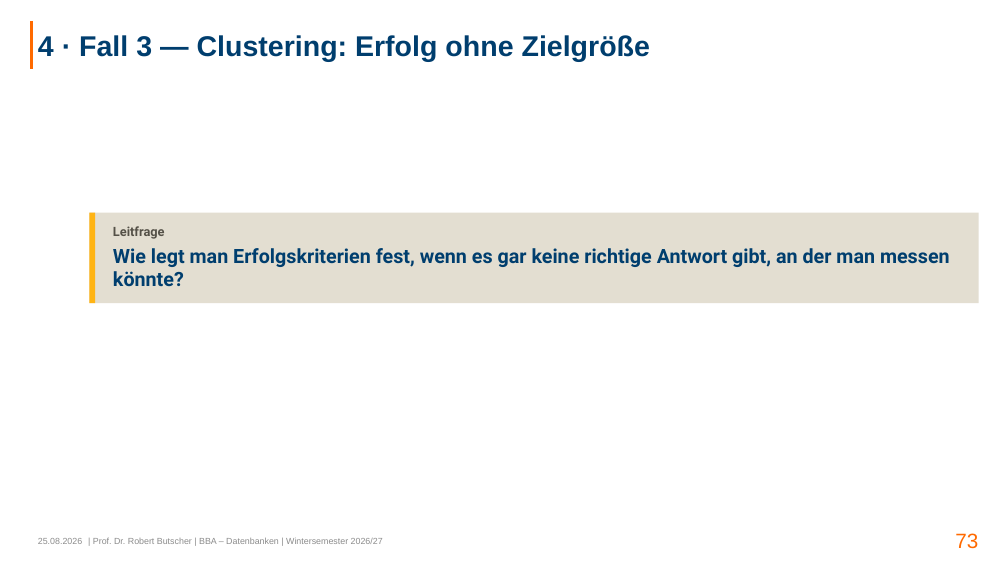
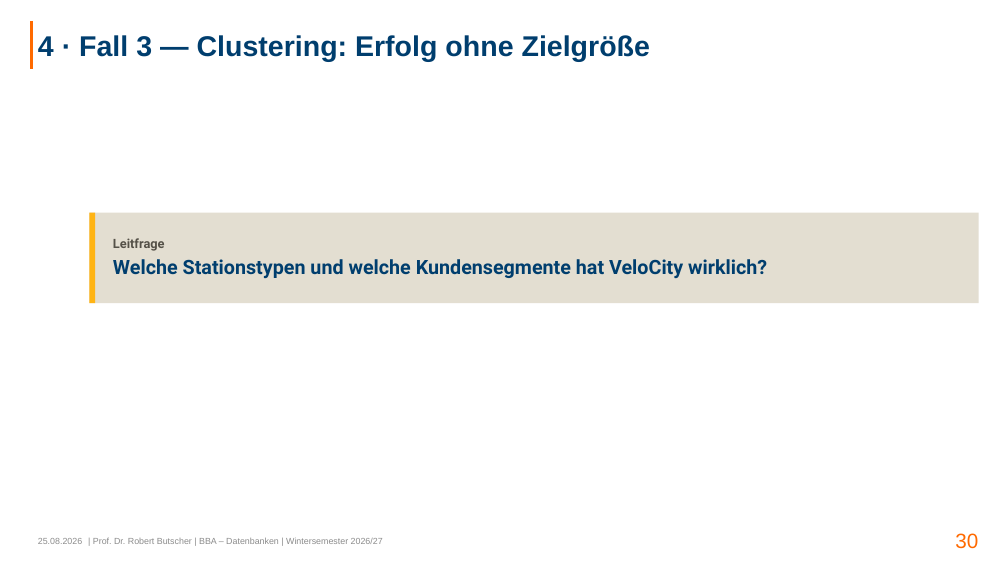
Before and after one commit to swrobuts/velocity-fallstudie, a slide deck: slide 30 of slides/velocity-crispdm.pptx (slide 73 before the commit). Drawn at 1008x567 pixels with LibreOffice and Linux fonts; fonts in the diff are those of the drawing. Boxes give left, top, right and bottom in pixels: in the first picture for what was removed or moved away, otherwise in the second. Text is boxed around its words. In the diff, an @@ line names an element or a change of style, - is before the commit and + after.

```diff
--- a/slides/velocity-crispdm.pptx
+++ b/slides/velocity-crispdm.pptx
@@ text at box(113, 259, 767, 278): text changed @@
-Wie legt man Erfolgskriterien fest, wenn es gar keine richtige Antwort gibt, an der man messen könnte?
+Welche Stationstypen und welche Kundensegmente hat VeloCity wirklich?
@@ page number at box(955, 533, 978, 549): text changed @@
-73
+30
```
Also in this commit, not shown: 11 other slides changed, 23 slides added, 91 slides removed, 2 other files.
